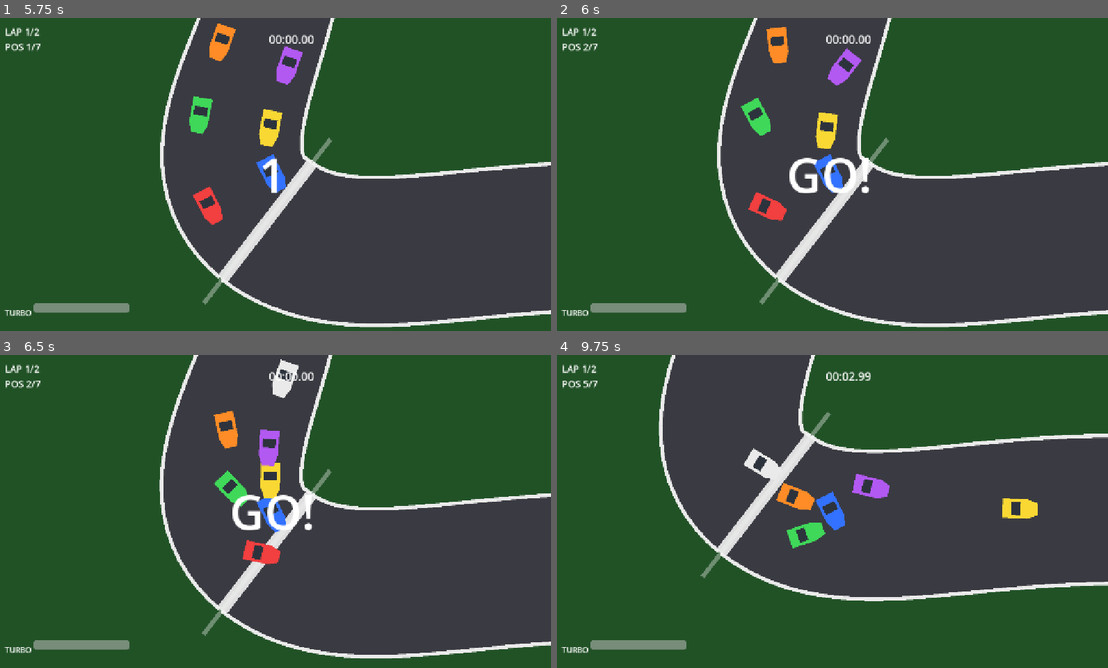
Above: before the commit, frames 1-4 (two rows, left to right).
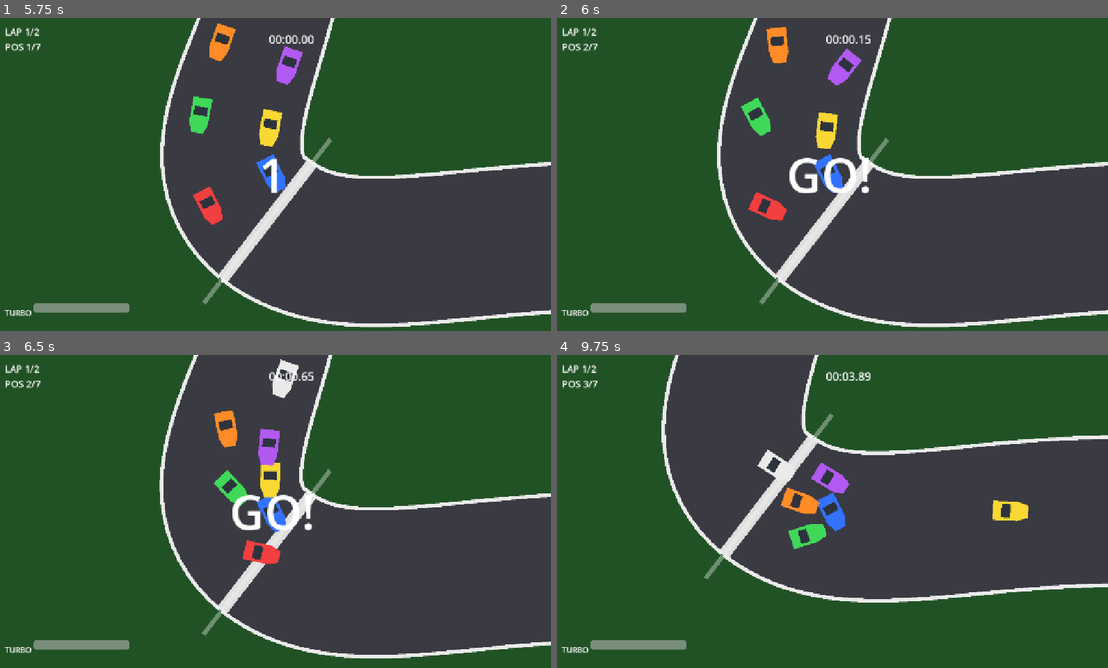
Above: after the commit, the same moments.

Repository: kalyzet/split-race
Game: Godot game, scene res://scenes/main_menu.tscn
The game is run twice, just before and just after one commit, with the same random seed, the same clock (stepped at 60 frames per second) and the same inputs.
Inputs:
- Up to frame 1 (5.75 s): click "Single Player" at 0.5 s; click "Normal" at 1.25 s; click "Normal" at 2 s; click "START RACE" at 2.75 s
- Up to frame 2 (6 s): tap Enter at 5.75 s
- Up to frame 3 (6.5 s): no input
- Up to frame 4 (9.75 s): no input

Frame 1 is identical in both runs. In frame 2, less than 0.1% of the frame differs, in the area x 36-57%, y 5-61%; in frame 3, 0.2%; in frame 4, 5.2%, in the area x 4-100%, y 0-80%.

Commit message:
test(difficulty): menambahkan probe pengujian kesulitan CPU, timing, dan ranking
- Implementasi `difficulty_timing_probe.gd` dan scene untuk menguji kecepatan CPU berdasarkan tingkat kesulitan (Easy 0.85x, Normal 0.95x, Hard 1.05x)
- Tambahkan aplikasi `speed_mult` ke `max_speed` mobil CPU di `cpu_controller.setup()`
- Perbaiki ranking mobil di fase start (lap 0, checkpoint 1) agar wrap `path_offset` di seam track sehingga posisi tidak terbalik
- Mulai penghitungan `race_time` saat state GO, bukan saat RACING, memastikan timing lap 1 dan finish time konsisten
- Perbarui dokumentasi MVP dan README dengan deskripsi fitur kesulitan, timing, dan ranking
- Validasi bahwa mobil CPU memiliki max_speed sesuai difficulty setting
- Validasi bahwa ranking benar saat mobil melewati garis start di seam track
- Validasi bahwa race_time dimulai tepat saat unfreeze (state GO)

Diff:
--- a/scripts/car/cpu_controller.gd
+++ b/scripts/car/cpu_controller.gd
@@ -24,6 +24,10 @@
 func setup(p_curve: Curve2D, p_params: Dictionary) -> void:
 	curve = p_curve
 	params = p_params
+	if car == null:
+		car = get_parent() as Car
+	if car != null:
+		car.max_speed *= float(params["speed_mult"])
 
 
 func _physics_process(delta: float) -> void:
--- a/scripts/race/race_manager.gd
+++ b/scripts/race/race_manager.gd
@@ -72,6 +72,7 @@
 				_begin_racing()
 		State.GO:
 			_state_t -= delta
+			race_time += delta
 			hud.set_countdown("GO!")
 			if _state_t <= 0.0:
 				state = State.RACING
@@ -213,7 +214,15 @@
 	var pb := b.next_checkpoint if b.next_checkpoint != 0 else _cp_count
 	if pa != pb:
 		return pa > pb
-	return a.path_offset > b.path_offset
+	var total_len := _curve.get_baked_length()
+	var ao := a.path_offset
+	var bo := b.path_offset
+	if a.lap == 0 and a.next_checkpoint == 1:
+		if ao > total_len * 0.5:
+			ao -= total_len
+		if bo > total_len * 0.5:
+			bo -= total_len
+	return ao > bo
 
 
 func _finish_race() -> void:
--- /dev/null
+++ b/tests/difficulty_timing_probe.gd
@@ -0,0 +1,93 @@
+extends Node
+
+var failures: Array[String] = []
+var races: Array[Node] = []
+
+
+func _ready() -> void:
+	GameManager.game_mode = GameManager.GameMode.SINGLE_PLAYER
+	GameManager.lap_count = 2
+	await _test_difficulty_speeds()
+	await _test_start_ranking()
+	await _test_go_timer()
+	GameManager.difficulty = GameManager.Difficulty.NORMAL
+	for r in races:
+		r.queue_free()
+	if failures.is_empty():
+		print("DIFFICULTY/TIMING PROBE PASS")
+	else:
+		for f in failures:
+			print("FAIL: ", f)
+		print("DIFFICULTY/TIMING PROBE FAILED")
+	get_tree().quit(0 if failures.is_empty() else 1)
+
+
+func _spawn_race():
+	var race = load("res://scenes/race.tscn").instantiate()
+	add_child(race)
+	races.append(race)
+	return race
+
+
+func _test_difficulty_speeds() -> void:
+	var expected := {
+		GameManager.Difficulty.EASY: 357.0,
+		GameManager.Difficulty.NORMAL: 399.0,
+		GameManager.Difficulty.HARD: 441.0,
+	}
+	for diff in expected:
+		GameManager.difficulty = diff
+		var race = _spawn_race()
+		race.set_process(false)
+		await get_tree().process_frame
+		for i in range(1, race.cars.size()):
+			var car: Car = race.cars[i]
+			if not is_equal_approx(car.max_speed, expected[diff]):
+				failures.append("difficulty %d: CPU %d max_speed %.1f != %.1f" % [diff, i, car.max_speed, expected[diff]])
+				break
+		var sample: Car = race.cars[1]
+		print("difficulty %d: cpu max_speed=%.1f" % [diff, sample.max_speed])
+
+
+func _test_start_ranking() -> void:
+	var race = _spawn_race()
+	race.set_process(false)
+	await get_tree().process_frame
+	race.set_physics_process(false)
+	var track: RaceTrack = race.track
+	var total := track.curve.get_baked_length()
+	var crossed: Car = race.cars[0]
+	var behind: Car = race.cars[1]
+	crossed.lap = 0
+	crossed.next_checkpoint = 1
+	crossed.path_offset = 40.0
+	behind.lap = 0
+	behind.next_checkpoint = 1
+	behind.path_offset = fposmod(total - 40.0, total)
+	race._update_ranking()
+	var p_crossed: int = race.get_position_of(crossed)
+	var p_behind: int = race.get_position_of(behind)
+	print("start ranking: crossed pos=%d, behind pos=%d" % [p_crossed, p_behind])
+	if p_crossed >= p_behind:
+		failures.append("start ranking: crossed car ranks behind (%d vs %d)" % [p_crossed, p_behind])
+
+
+func _test_go_timer() -> void:
+	GameManager.difficulty = GameManager.Difficulty.NORMAL
+	var race = _spawn_race()
+	var at_go := -1.0
+	var at_racing := -1.0
+	var unfrozen_at_go := false
+	for i in 600:
+		await get_tree().process_frame
+		if race.state == race.State.GO and at_go < 0.0:
+			at_go = race.race_time
+			unfrozen_at_go = not race.cars[0].frozen
+		if race.state == race.State.RACING:
+			at_racing = race.race_time
+			break
+	print("timer: race_time at GO=%.3f, at RACING=%.3f" % [at_go, at_racing])
+	if not unfrozen_at_go:
+		failures.append("timer: cars still frozen at GO")
+	if at_racing < 0.75 or at_racing > 1.15:
+		failures.append("timer: race_time at RACING is %.3f (expected ~0.9)" % at_racing)
--- /dev/null
+++ b/tests/difficulty_timing_probe.tscn
@@ -0,0 +1,6 @@
+[gd_scene load_steps=2 format=3]
+
+[ext_resource type="Script" path="res://tests/difficulty_timing_probe.gd" id="1"]
+
+[node name="DifficultyTimingProbe" type="Node"]
+script = ExtResource("1")
Not shown, changed: MVP.md
Not shown, changed: README.md
